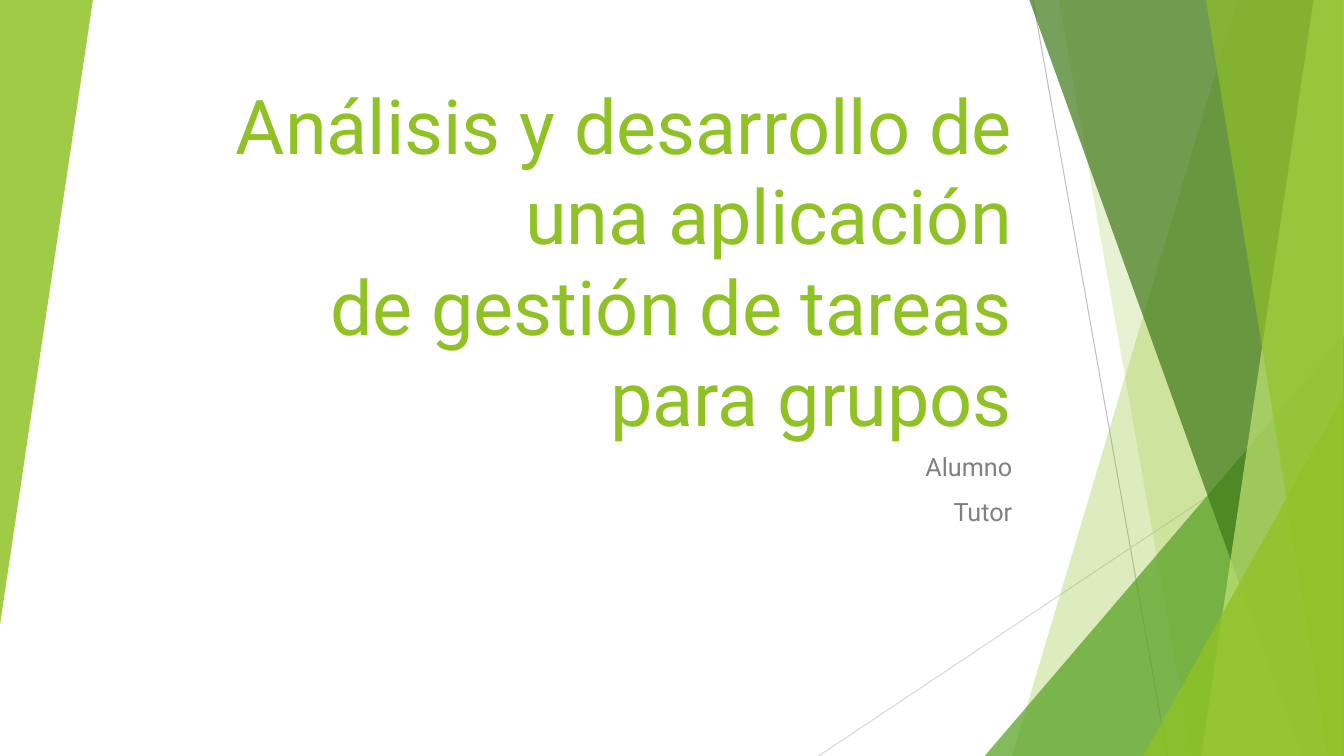
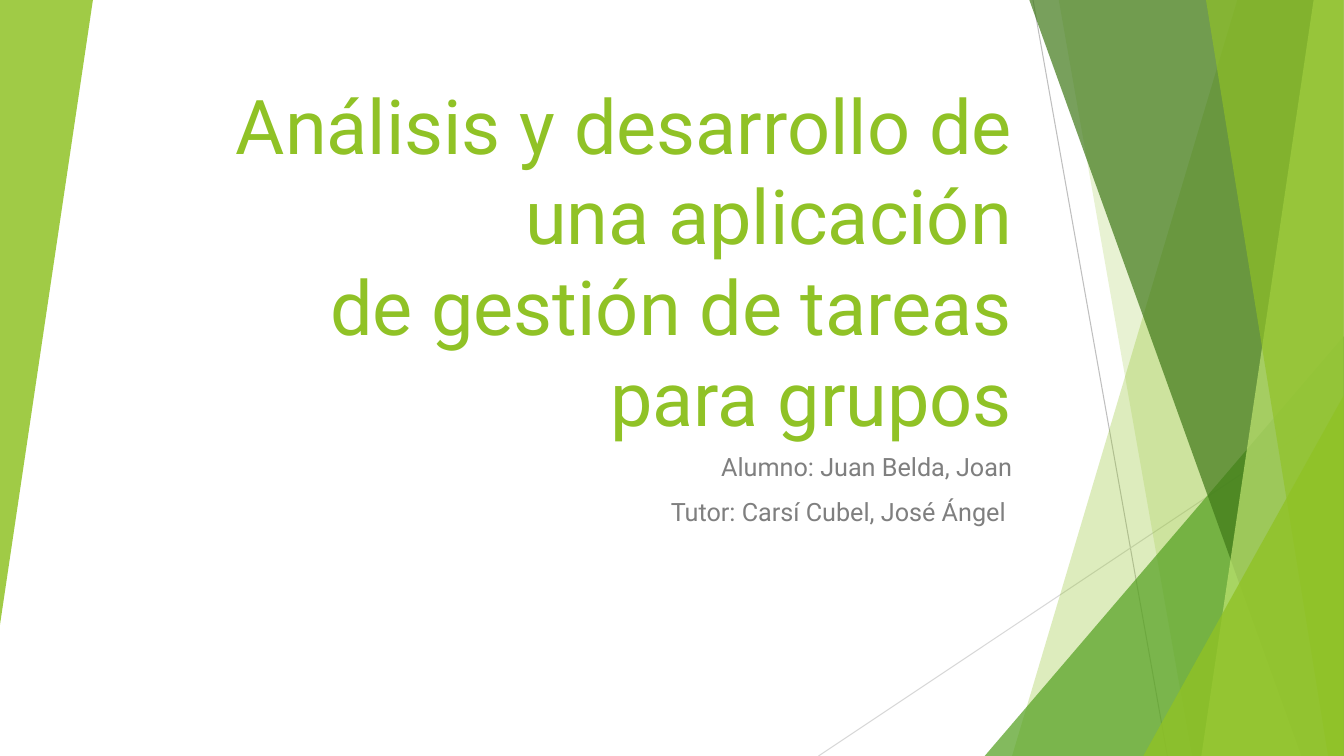
Before and after one commit to jojube95/piset, a slide deck: slide 1 of entregables/presentation/Análisis y desarrollo de una aplicación de gestión de tareas para grupos.pptx. Drawn at 1344x756 pixels with LibreOffice and Linux fonts; fonts in the diff are those of the drawing. Boxes give left, top, right and bottom in pixels: in the first picture for what was removed or moved away, otherwise in the second. Text is boxed around its words. In the diff, an @@ line names an element or a change of style, - is before the commit and + after.

```diff
--- a/entregables/presentation/Análisis y desarrollo de una aplicación de gestión de tareas para grupos.pptx
+++ b/entregables/presentation/Análisis y desarrollo de una aplicación de gestión de tareas para grupos.pptx
@@ line (1344, 406) - (819, 756): stroke #D9D9D9 0.75 pt to #D8D8D8 0.75 pt @@
@@ subtitle at [671, 457, 1012, 526]: text changed; text colour #808080 to #7F7F7F @@
-Alumno
-Tutor
+Alumno: Juan Belda, Joan
+Tutor: Carsí Cubel, José Ángel
```
Also in this commit, not shown: 18 other slides changed, 4 slides added, 3 slides removed.
